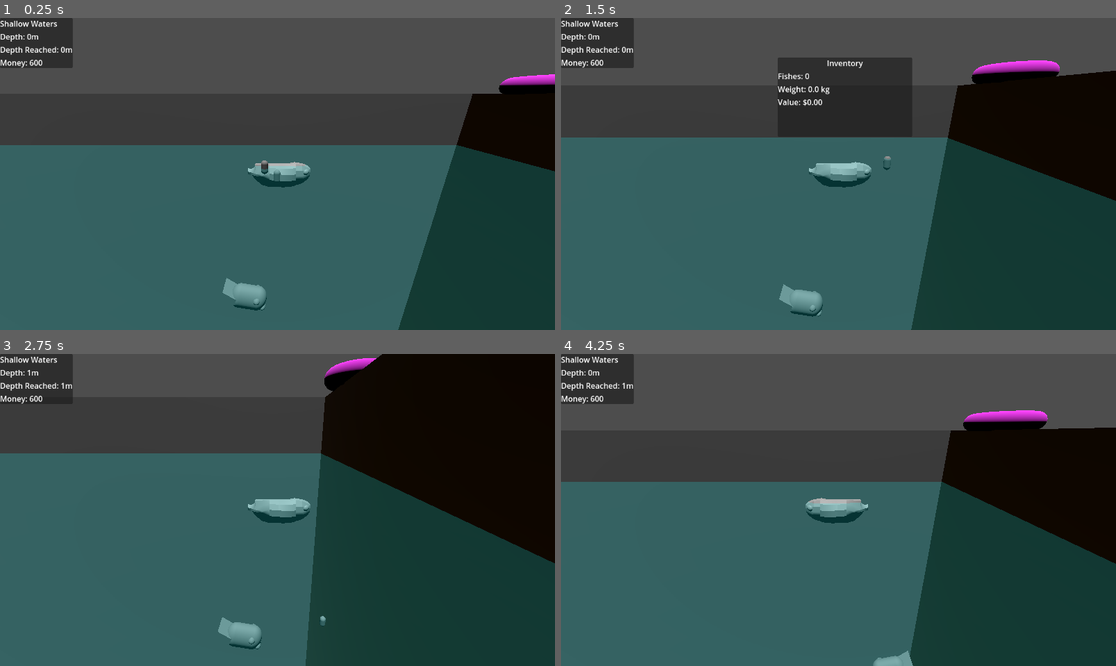
Above: before the commit, frames 1-4 (two rows, left to right).
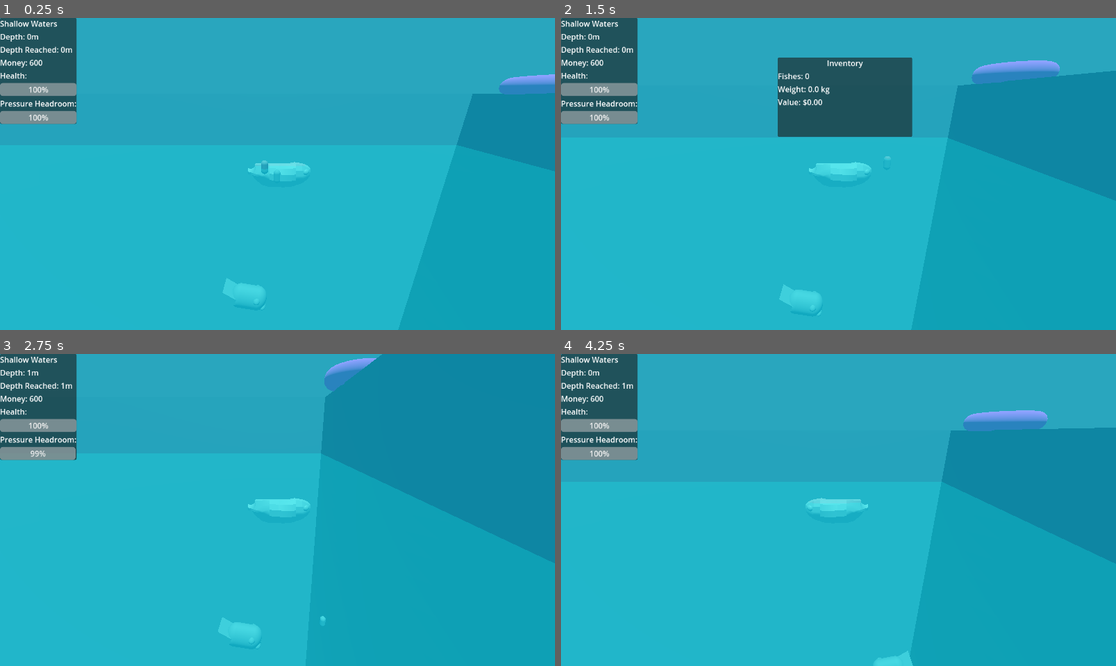
Above: after the commit, the same moments.

Repository: manusfishy/too-fishy
Game: Godot game, scene res://scenes/main_scene.tscn
Two runs of this game, one before a commit and one after it. Both use one fixed random seed, a clock stepped at 60 frames per second and the inputs below.
Inputs (mouse positions are in pixels of both pictures, inside the frame that each line leads up to):
- Up to frame 1 (0.25 s): no input
- Up to frame 2 (1.5 s): move the mouse to (960, 158) at 0.52 s; hold Right (move_right) 0.53-1.28 s; tap Tab (inv_toggle) at 0.6 s; move the mouse to (727, 189) at 1.27 s; hold Down (move_down) from 1.28 s (still down); click (727, 189) at 1.35 s
- Up to frame 3 (2.75 s): move the mouse to (333, 441) at 2.02 s; release Down (move_down) at 2.03 s; hold Right (move_right) from 2.03 s (still down); tap Tab (inv_toggle) at 2.1 s
- Up to frame 4 (4.25 s): move the mouse to (810, 572) at 2.77 s; release Right (move_right) at 2.78 s; hold Up (move_up) 2.78-3.53 s; click (810, 572) at 2.85 s; move the mouse to (1005, 556) at 3.52 s; hold Left (move_left) from 3.53 s (still down); tap Tab (inv_toggle) at 3.6 s

The runs differ from the first frame. In frame 1, 100% of the frame differs, in the area x 0-100%, y 0-100%; in frame 2, 100%; in frame 3, 100%; in frame 4, 100%.

Commit message:
implemented depth and health

Diff:
--- a/scenes/main_scene.tscn
+++ b/scenes/main_scene.tscn
@@ -93,6 +93,20 @@
 [node name="MoneyLabel" type="Label" parent="UI/HUD/HUDContainer"]
 layout_mode = 2
 
+[node name="HealthBarLabel" type="Label" parent="UI/HUD/HUDContainer"]
+layout_mode = 2
+text = "Health:"
+
+[node name="HealthBar" type="ProgressBar" parent="UI/HUD/HUDContainer"]
+layout_mode = 2
+
+[node name="PressureHeadroomLabel" type="Label" parent="UI/HUD/HUDContainer"]
+layout_mode = 2
+text = "Pressure Headroom:"
+
+[node name="PressureHeadroomBar" type="ProgressBar" parent="UI/HUD/HUDContainer"]
+layout_mode = 2
+
 [node name="Upgrades" type="PanelContainer" parent="UI"]
 layout_mode = 0
 offset_left = 294.0
--- a/scenes/player.tscn
+++ b/scenes/player.tscn
@@ -6,6 +6,20 @@
 [ext_resource type="Resource" uid="uid://e0lxbmss3uuj" path="res://scenes/inventory/playerInventory.tres" id="2_qlg0r"]
 
 [sub_resource type="CapsuleShape3D" id="CapsuleShape3D_7cn6r"]
+
+[sub_resource type="Gradient" id="Gradient_qlg0r"]
+colors = PackedColorArray(0, 0.509804, 0.643137, 1, 0.54902, 1, 1, 1)
+
+[sub_resource type="GradientTexture2D" id="GradientTexture2D_tuyoq"]
+gradient = SubResource("Gradient_qlg0r")
+
+[sub_resource type="Environment" id="Environment_qlg0r"]
+volumetric_fog_enabled = true
+volumetric_fog_density = 0.898
+volumetric_fog_albedo = Color(0, 0.354219, 0.390496, 1)
+volumetric_fog_emission = Color(0, 0.145392, 0.77677, 1)
+adjustment_enabled = true
+adjustment_color_correction = SubResource("GradientTexture2D_tuyoq")
 
 [sub_resource type="PhysicsMaterial" id="PhysicsMaterial_qhqgy"]
 
@@ -26,6 +40,7 @@
 
 [node name="Camera3D" type="Camera3D" parent="."]
 transform = Transform3D(1, 0, 0, 0, 0.935049, 0.35452, 0, -0.35452, 0.935049, 0, 2.39688, 5.76341)
+environment = SubResource("Environment_qlg0r")
 
 [node name="hook" type="RigidBody3D" parent="."]
 transform = Transform3D(1, 0, 0, 0, 1, 0, 0, 0, 1, -0.366111, 0.684915, 0.292612)
--- a/scripts/game_state.gd
+++ b/scripts/game_state.gd
@@ -43,6 +43,10 @@
 var isDocked = false
 var fishes_lower_boarder = -15 - 12
 
+var health = 100.0
+var headroom = 0
+
+
 var playerInStage: Stage = Stage.SURFACE
 
 func setDepth(d: int):
--- a/scripts/hud.gd
+++ b/scripts/hud.gd
@@ -5,3 +5,5 @@
 	$HUDContainer/MaxDepthLabel.text = "Depth Reached: %sm" % GameState.maxDepthReached
 	$HUDContainer/MoneyLabel.text = "Money: %s" % GameState.money
 	$HUDContainer/CurrentStageLabel.text = "%s" % Strings.stageNames[GameState.playerInStage]
+	$HUDContainer/HealthBar.value = GameState.health
+	$HUDContainer/PressureHeadroomBar.value = GameState.headroom / (GameState.upgrades[GameState.Upgrade.DEPTH_RESISTANCE] + 1)
--- a/scripts/player.gd
+++ b/scripts/player.gd
@@ -54,7 +54,7 @@
 	velocity = target_velocity
 	move_and_slide()
 
-func _process(_delta):
+func _process(delta):
 	if is_hook_thrown:
 		var start = global_transform.origin
 		var end = hook.global_transform.origin
@@ -62,10 +62,23 @@
 		rope.scale.y = distance # Stretch cylinder
 		rope.global_transform.origin = (start + end) / 2 # Center it
 		rope.look_at(end, Vector3.UP) # Orient toward hook
+
+	process_dock(delta)
+	process_depth_effects(delta)
+
+
+func process_dock(delta):
 	if position.y >= 0 && position.x > -4:
+		if (GameState.health < 100.0):
+			GameState.health += 5 * delta
 		GameState.isDocked = true
 	else:
 		GameState.isDocked = false
+
+func process_depth_effects(delta):
+	GameState.headroom = ((GameState.upgrades[GameState.Upgrade.DEPTH_RESISTANCE] + 1) * 100 - GameState.depth)
+	if GameState.headroom < 0:
+		GameState.health += GameState.headroom * delta
 
 func throw_hook():
 	# Detach hook from player
Not shown: 1 places in scenes/player.tscn that only renumber resources
